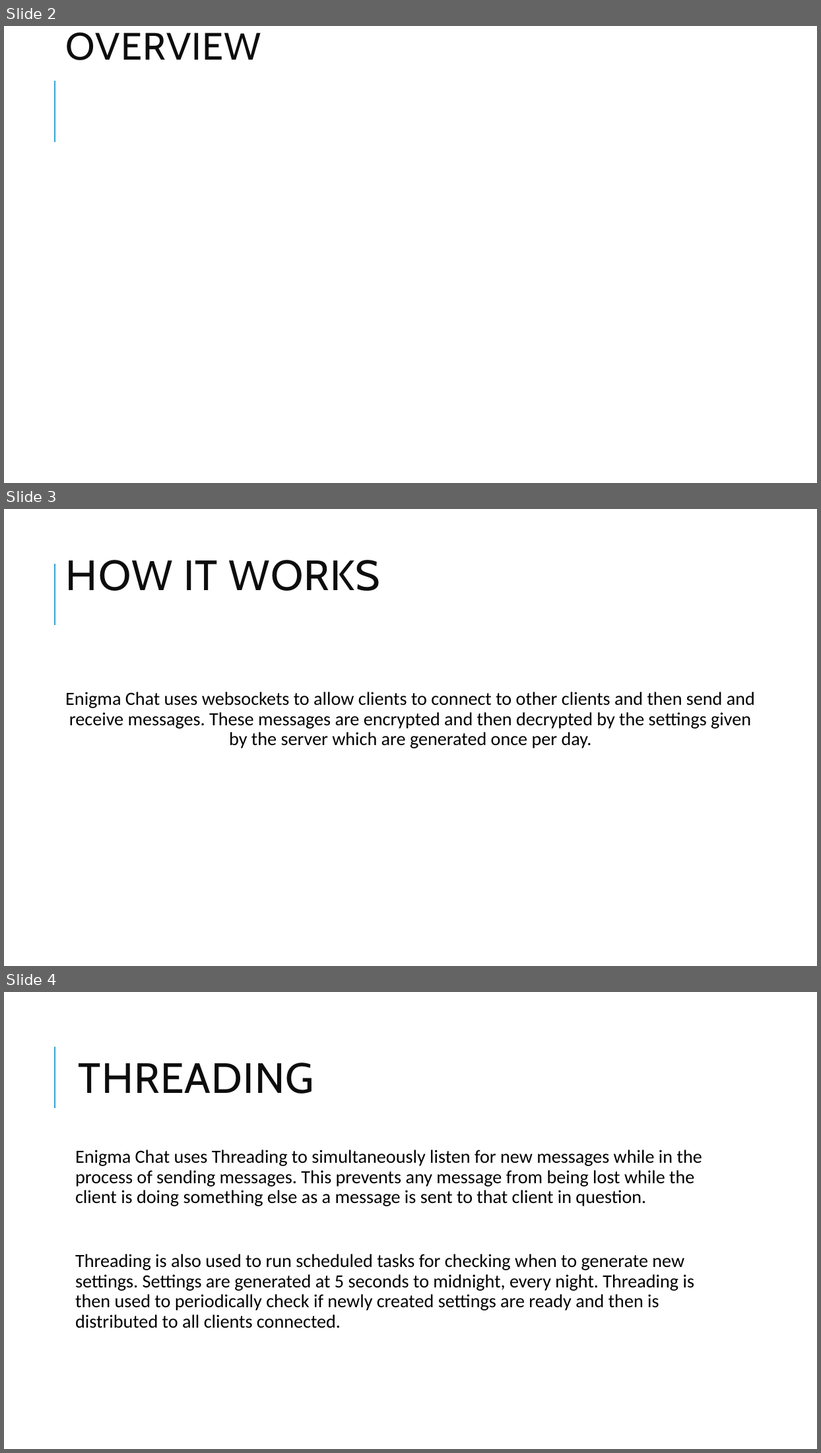
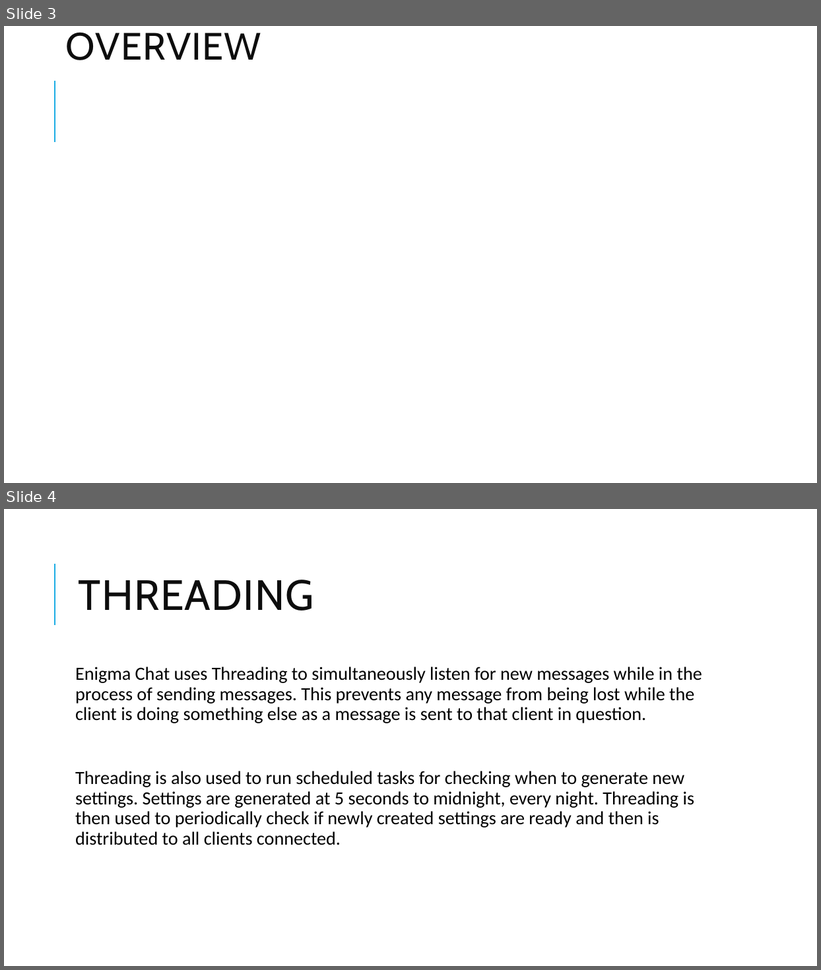
Before and after one commit to Jack121298/Enigma-Chat, a slide deck: Enigma Chat.pptx. Shown one above the other, each under a label of ours: slides 2, 3 and 4 before the commit, slides 3 and 4 after it. The pictures are 821x1453 and 821x970 pixels, drawn with LibreOffice and Linux fonts; fonts in the diff are those of the drawing; background and template pictures are left out. Boxes give left, top, right and bottom in pixels: in the first picture for what was removed or moved away, otherwise in the second. Text is boxed around its words. In the diff, an @@ line names an element or a change of style, - is before the commit and + after.

```diff
--- a/Enigma Chat.pptx
+++ b/Enigma Chat.pptx
@@ slide 3 removed at (4, 509, 817, 966), background #FFFFFF; not listed: 1 template element that a slide beside it also shows @@
@@ title removed at (66, 560, 380, 591) @@
-HOW IT WORKS
@@ text removed at (65, 692, 755, 749) @@
-Enigma Chat uses websockets to allow clients to connect to other clients and then send and receive messages. These messages are encrypted and then decrypted by the settings given by the server which are generated once per day.
@@ what was slide 2 is now slide 3 @@
```
Also in this commit, not shown: 1 slide changed, 1 slide added.
